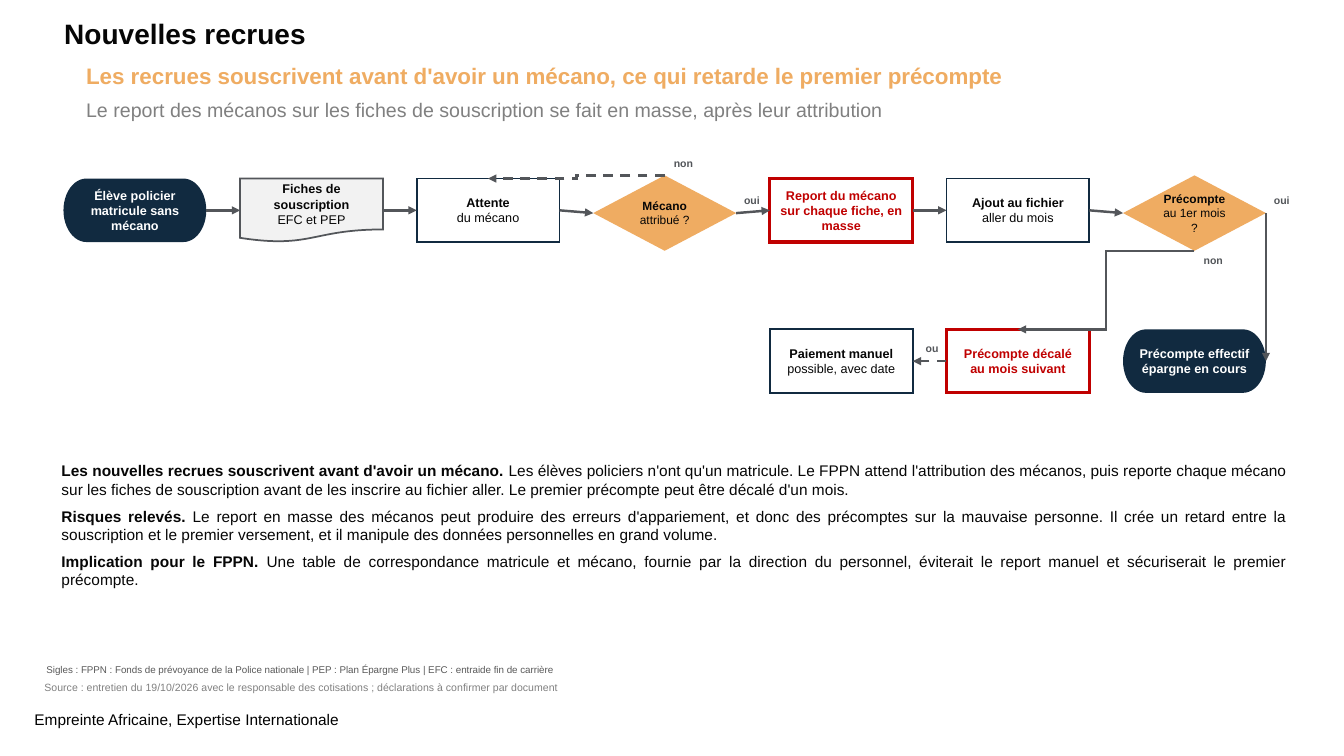
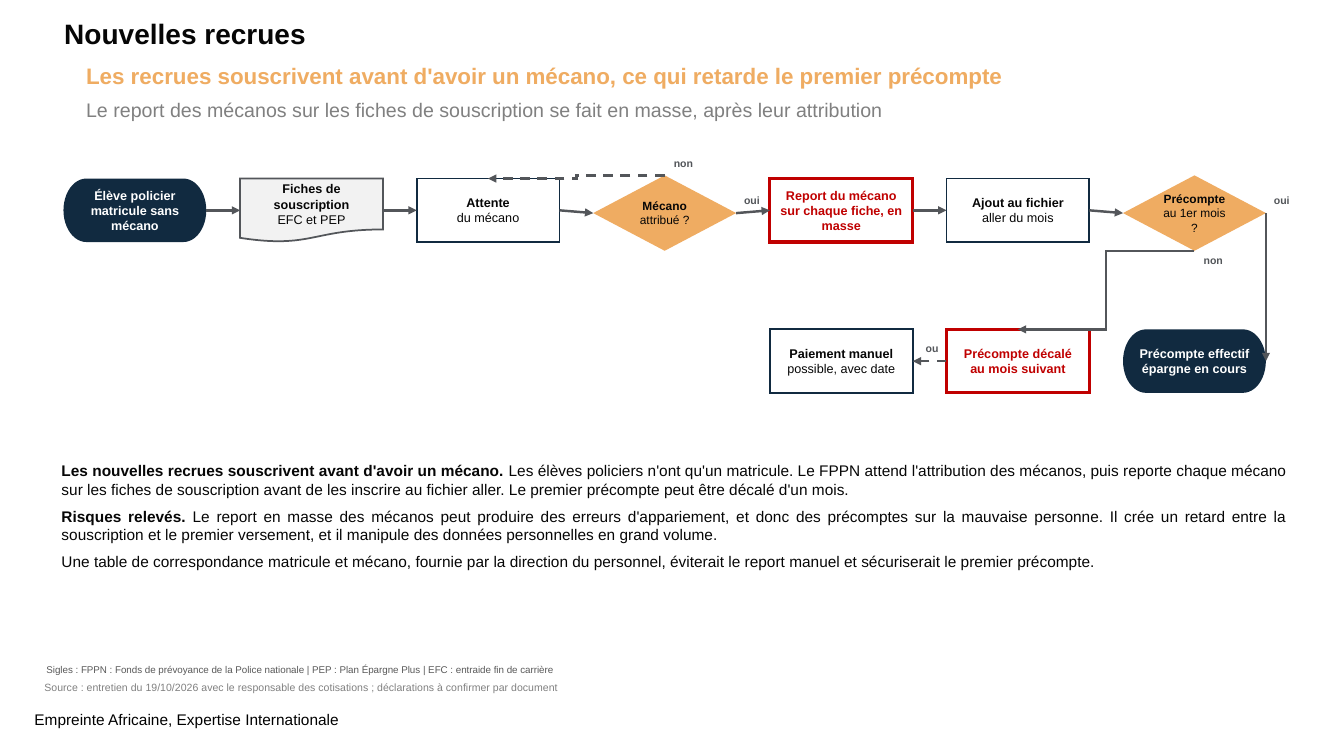
Before and after one commit to siakoel-art/FPPN, a slide deck: slide 8 of entretiens/FPPN_CR_entretien_cotisations_20261019.pptx. Drawn at 1344x756 pixels with LibreOffice and Linux fonts; fonts in the diff are those of the drawing; background and template pictures are left out. Boxes give left, top, right and bottom in pixels: in the first picture for what was removed or moved away, otherwise in the second. Text is boxed around its words. In the diff, an @@ line names an element or a change of style, - is before the commit and + after.

```diff
--- a/entretiens/FPPN_CR_entretien_cotisations_20261019.pptx
+++ b/entretiens/FPPN_CR_entretien_cotisations_20261019.pptx
@@ text at [61, 555, 1094, 571]: text changed @@
-Implication pour le FPPN. Une table de correspondance matricule et mécano, fournie par la direction du personnel, éviterait le report manuel et sécuriserait le premier précompte.
+Une table de correspondance matricule et mécano, fournie par la direction du personnel, éviterait le report manuel et sécuriserait le premier précompte.
```
Also in this commit, not shown: 8 other slides changed, 23 other files.
